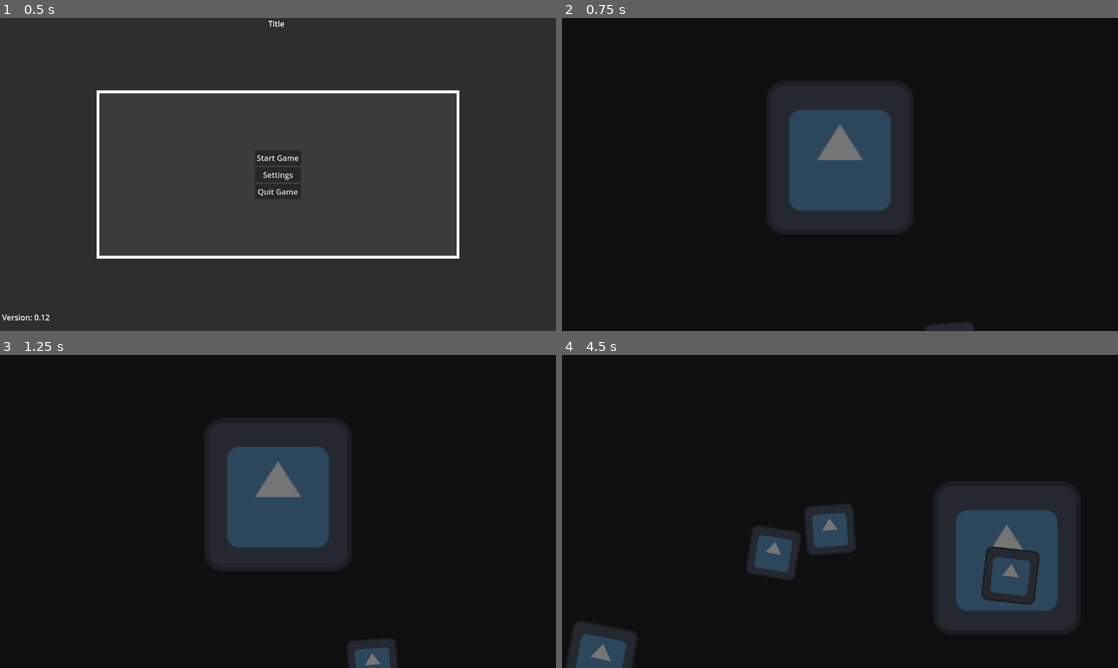
Above: before the commit, frames 1-4 (two rows, left to right).
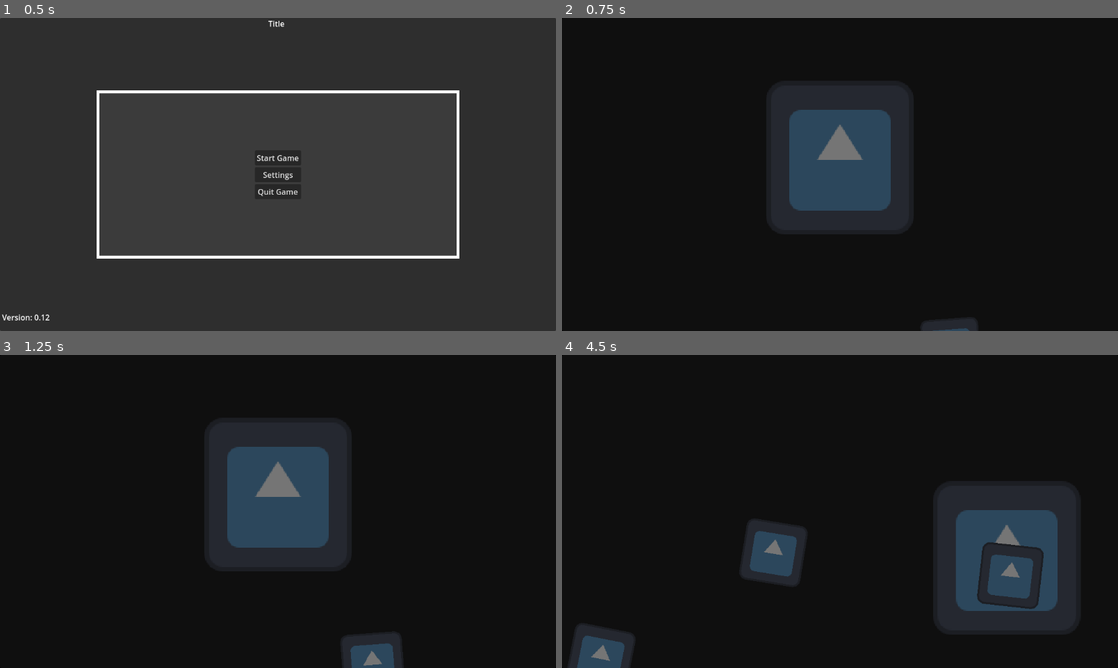
Above: after the commit, the same moments.

Repository: markusweiss/godot-template
Game: Godot game, scene res://start.tscn
The game is run twice, just before and just after one commit, with the same random seed, the same clock (stepped at 60 frames per second) and the same inputs. The project has no main scene, so this scene is started directly. The engine's default icon, where the game draws it, is replaced by a stand-in: a white triangle on a blue panel in a dark square. Sound files missing from this copy of the repository are replaced by a short silence.
Inputs (mouse positions are in pixels of both pictures, inside the frame that each line leads up to):
- Up to frame 1 (0.5 s): no input
- Up to frame 2 (0.75 s): click "Start Game" at 0.5 s
- Up to frame 3 (1.25 s): no input
- Up to frame 4 (4.5 s): move the mouse to (962, 495) at 1.27 s; hold Right (move_right) 1.28-2 s; click (962, 495) at 1.42 s; drag from (728, 527) to (912, 630) at 2.02 s; move the mouse to (895, 442) at 2.77 s; hold Right (move_right) 2.78-3.5 s; drag from (812, 574) to (1062, 592) at 3.52 s; move the mouse to (1006, 558) at 4.27 s; hold Left (move_left) from 4.28 s (still down)

Frame 1 is identical in both runs. In frame 2, 0.1% of the frame differs, in the area x 46-75%, y 35-100%; in frame 3, 0.5%; in frame 4, 3.0%, in the area x 1-87%, y 47-100%.

Commit message:
add scaling sprite by bass sound

Diff:
--- a/default_bus_layout.tres
+++ b/default_bus_layout.tres
@@ -1,18 +1,21 @@
-[gd_resource type="AudioBusLayout" format=3 uid="uid://foxf25uttuf3"]
+[gd_resource type="AudioBusLayout" load_steps=2 format=3 uid="uid://foxf25uttuf3"]
+
+[sub_resource type="AudioEffectSpectrumAnalyzer" id="AudioEffectSpectrumAnalyzer_g28q7"]
+resource_name = "SpectrumAnalyzer"
 
 [resource]
-bus/0/solo = true
-bus/0/mute = true
-bus/0/bypass_fx = true
+bus/0/volume_db = 0.0694828
+bus/0/effect/0/effect = SubResource("AudioEffectSpectrumAnalyzer_g28q7")
+bus/0/effect/0/enabled = true
 bus/1/name = &"Music"
-bus/1/solo = true
-bus/1/mute = true
-bus/1/bypass_fx = true
+bus/1/solo = false
+bus/1/mute = false
+bus/1/bypass_fx = false
 bus/1/volume_db = 0.0
 bus/1/send = &"Master"
 bus/2/name = &"SFX"
-bus/2/solo = true
-bus/2/mute = true
-bus/2/bypass_fx = true
+bus/2/solo = false
+bus/2/mute = false
+bus/2/bypass_fx = false
 bus/2/volume_db = 0.0
 bus/2/send = &"Master"
--- a/features/levels/test_fly_game.gd
+++ b/features/levels/test_fly_game.gd
@@ -1,27 +1,41 @@
-# In der Main-Szene (Main.gd)
 extends Node2D
 
 @export var fliege_scene : PackedScene = preload("res://features/Enemys/fly.tscn")
 @export var min_spawn_time : float = 0.8
 @export var max_spawn_time : float = 1.5
 
+@onready var player = $AudioStreamPlayer2D
+
+@onready var spectrum = AudioServer.get_bus_effect_instance(AudioServer.get_bus_index("Master"), 0)
+var bass_strength : float = 0.0
+
+func _process(delta):
+	if spectrum:
+		var spectrum_data = spectrum.get_magnitude_for_frequency_range(10, 300, 1)
+		bass_strength = spectrum_data[0]
+		_update_fliegen_scale(bass_strength)
+
+func _update_fliegen_scale(strength: float):
+	for fliege in get_tree().get_nodes_in_group("fliegen"):
+		var base_scale = Vector2(1, 1)
+		var scale_factor = clamp(strength * 30.0, 1.0, 2.0) # Werte anpassen!
+		#fliege.scale = base_scale * scale_factor
+		fliege.scale = fliege.scale.lerp(base_scale * scale_factor, 0.1)  # Der Wert 0.1 kontrolliert die Geschwindigkeit der Skalierung
+
 func _ready():
+	# Musik initialisieren
+	player.stream = load("res://features/UI/main_menu/assets/sounds/templateloop.mp3")
+	player.stream.loop = true
+	player.bus = "Master"
+	player.play()
+
 	randomize()
 	$Panel/SpawnFlyTimer.timeout.connect(_spawn_fliege)
 	$Panel/SpawnFlyTimer.start(randf_range(min_spawn_time, max_spawn_time))
 
 func _spawn_fliege():
 	var fliege = fliege_scene.instantiate()
-	fliege.input_pickable = true  # Explizit aktivieren
+	fliege.input_pickable = true
 	add_child(fliege)
-
-	#fliege.fly_clicked.connect(_on_fly_clicked)
-
-	#fliege.input_pickable = true
-	#fliege.monitoring = true
-	#fliege.monitorable = true
-
-	#print("Fliege instanziiert, Pickable:", fliege.input_pickable)
-
-	#fliege.connect("clicked", Callable(self, "_on_input_event"))
-	$Panel/SpawnFlyTimer.start(randf_range(min_spawn_time, max_spawn_time))  # Neuen Timer mit zufälliger Zeit starten
+	fliege.add_to_group("fliegen")  # Wichtig für die Skalierung
+	$Panel/SpawnFlyTimer.start(randf_range(min_spawn_time, max_spawn_time))
--- a/features/levels/test_fly_game.tscn
+++ b/features/levels/test_fly_game.tscn
@@ -23,7 +23,7 @@
 
 [node name="SpawnFlyTimer" type="Timer" parent="Panel"]
 
-[node name="Fly" parent="Panel" instance=ExtResource("2_rg8gr")]
+[node name="Fly" parent="Panel" groups=["fliegen"] instance=ExtResource("2_rg8gr")]
 
 [node name="FlySwatter" type="Sprite2D" parent="."]
 scale = Vector2(2.39062, 2.48438)
@@ -39,3 +39,5 @@
 position = Vector2(87, -46.5)
 scale = Vector2(2.39062, 2.48437)
 shape = SubResource("RectangleShape2D_4pjdu")
+
+[node name="AudioStreamPlayer2D" type="AudioStreamPlayer2D" parent="."]
--- a/project.godot
+++ b/project.godot
@@ -59,4 +59,5 @@
 
 [rendering]
 
+textures/canvas_textures/default_texture_filter=0
 renderer/rendering_method.mobile="gl_compatibility"
